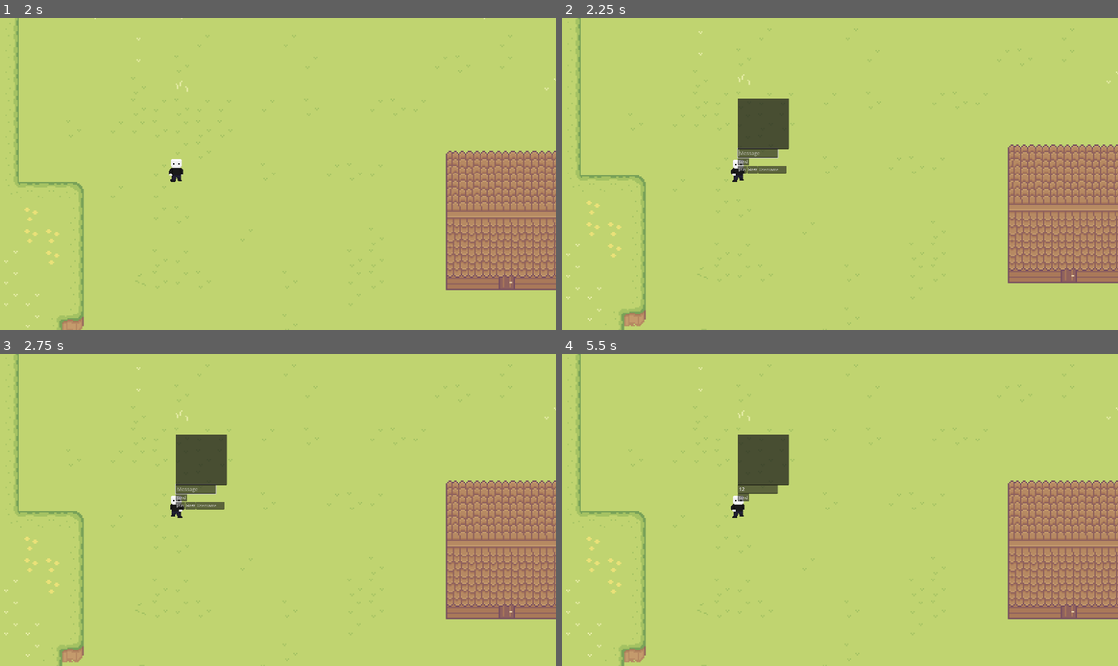
Above: before the commit, frames 1-4 (two rows, left to right).
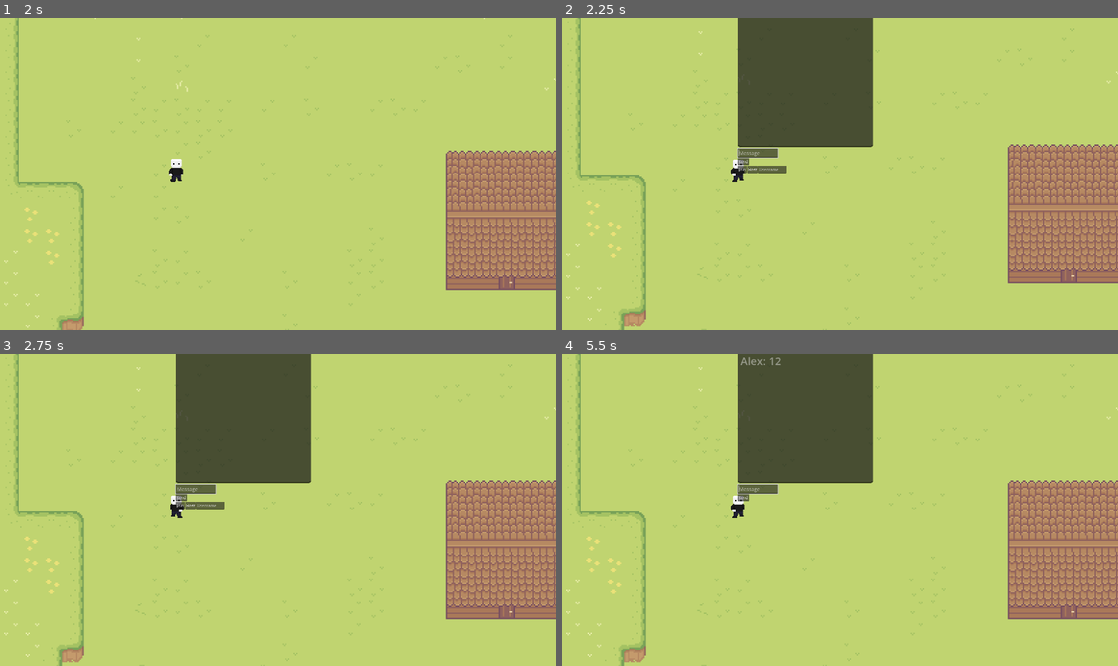
Above: after the commit, the same moments.

Repository: Yuepzee/CSE108_Project
Game: Godot game, scene res://Scenes/Lobby.tscn
Same seed, same stepped clock (60 frames per second), same inputs: the game is played once before the commit and once after it.
Inputs (mouse positions are in pixels of both pictures, inside the frame that each line leads up to):
- Up to frame 1 (2 s): tap Enter (ui_accept) at 0.5, 0.77, 0.8, 1.07, 1.35, 1.52, 1.82 s; hold D (right) 0.53-1.28 s; hold Space 0.53-1.28 s; hold S (down) from 1.28 s (still down); tap Space at 1.55 s
- Up to frame 2 (2.25 s): release S (down) at 2.03 s; hold D (right) from 2.03 s (still down); hold Tab (toggle_chat) from 2.03 s (still down)
- Up to frame 3 (2.75 s): keep holding D (right); keep holding Tab (toggle_chat); tap Enter (ui_accept) at 2.3 s
- Up to frame 4 (5.5 s): release D (right) at 2.75 s; release Tab (toggle_chat) at 2.75 s; click (773, 506) at 2.77 s; type "Alex" at 2.85 s; click (756, 488) at 3 s; type "12" at 3.08 s; click "Send" at 3.5 s; click "Host" at 4.25 s; hold W (up) from 5.03 s (still down); tap Space at 5.1 s; tap Enter (ui_accept) at 5.27 s

Frame 1 is identical in both runs. In frame 2, 8.7% of the frame differs, in the area x 31-56%, y 0-49%; in frame 3, 8.7%; in frame 4, 8.8%, in the area x 31-56%, y 0-47%.

Commit message:
fixed space button

Diff:
--- a/chat_hub_game/Scenes/ChatRoom.tscn
+++ b/chat_hub_game/Scenes/ChatRoom.tscn
@@ -4,6 +4,7 @@
 
 [node name="Node2D" type="Node2D"]
 position = Vector2(1, 1)
+scale = Vector2(1.00189, 1)
 script = ExtResource("1_jqiim")
 
 [node name="Host" type="Button" parent="."]
@@ -22,6 +23,7 @@
 offset_bottom = 24.0
 scale = Vector2(0.18, 0.18)
 text = "Join"
+metadata/_edit_use_anchors_ = true
 
 [node name="Username" type="LineEdit" parent="."]
 offset_left = 14.0
@@ -30,6 +32,7 @@
 offset_bottom = 24.0
 scale = Vector2(0.18, 0.18)
 placeholder_text = "Username"
+metadata/_edit_use_anchors_ = true
 
 [node name="Send" type="Button" parent="."]
 offset_left = -1.0
@@ -38,6 +41,7 @@
 offset_bottom = 18.0
 scale = Vector2(0.18, 0.18)
 text = "Send"
+metadata/_edit_use_anchors_ = true
 
 [node name="Message" type="LineEdit" parent="."]
 offset_left = -1.0
@@ -46,6 +50,7 @@
 offset_bottom = 11.0
 scale = Vector2(0.23, 0.23)
 placeholder_text = "Message"
+metadata/_edit_use_anchors_ = true
 
 [node name="Messages" type="TextEdit" parent="."]
 visible = false
@@ -60,12 +65,13 @@
 zoom = Vector2(0.4, 0.4)
 
 [node name="ChatDisplay" type="TextEdit" parent="."]
-offset_left = -1.0
-offset_top = -57.0
-offset_right = 199.0
-offset_bottom = 141.0
-scale = Vector2(0.19, 0.19)
+offset_left = -0.998109
+offset_top = -120.0
+offset_right = 199.002
+offset_bottom = 78.0
+scale = Vector2(0.5, 0.5)
 editable = false
+metadata/_edit_use_anchors_ = true
 
 [connection signal="pressed" from="Host" to="." method="_on_host_pressed"]
 [connection signal="pressed" from="Join" to="." method="_on_join_pressed"]
--- a/chat_hub_game/Scenes/chat_room.gd
+++ b/chat_hub_game/Scenes/chat_room.gd
@@ -18,7 +18,7 @@
 # Called when T key toggles the chat visibility
 func _process(_delta):
 	# When visible and Send button is pressed or Enter key is pressed while input has focus
-	if visible and message.has_focus() and Input.is_action_just_pressed("ui_accept"):
+	if Input.is_action_just_pressed("ui_accept") and not Input.is_key_pressed(KEY_SPACE):
 		_on_send_pressed()
 
 func _on_host_pressed():
